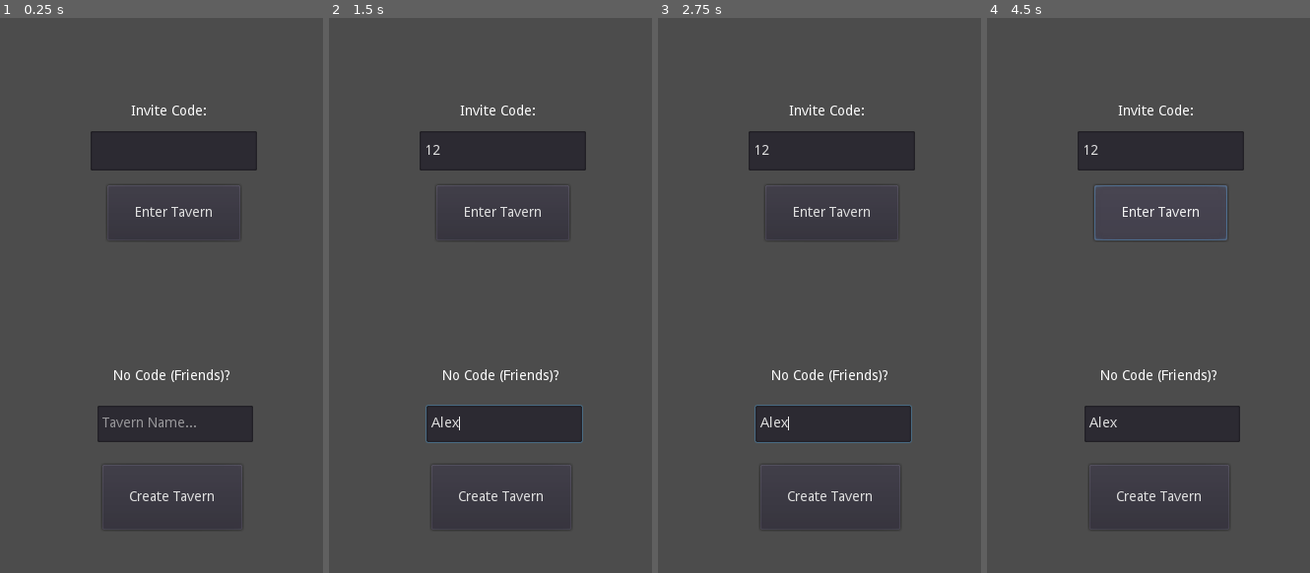
Above: before the commit, frames 1-4 (left to right).
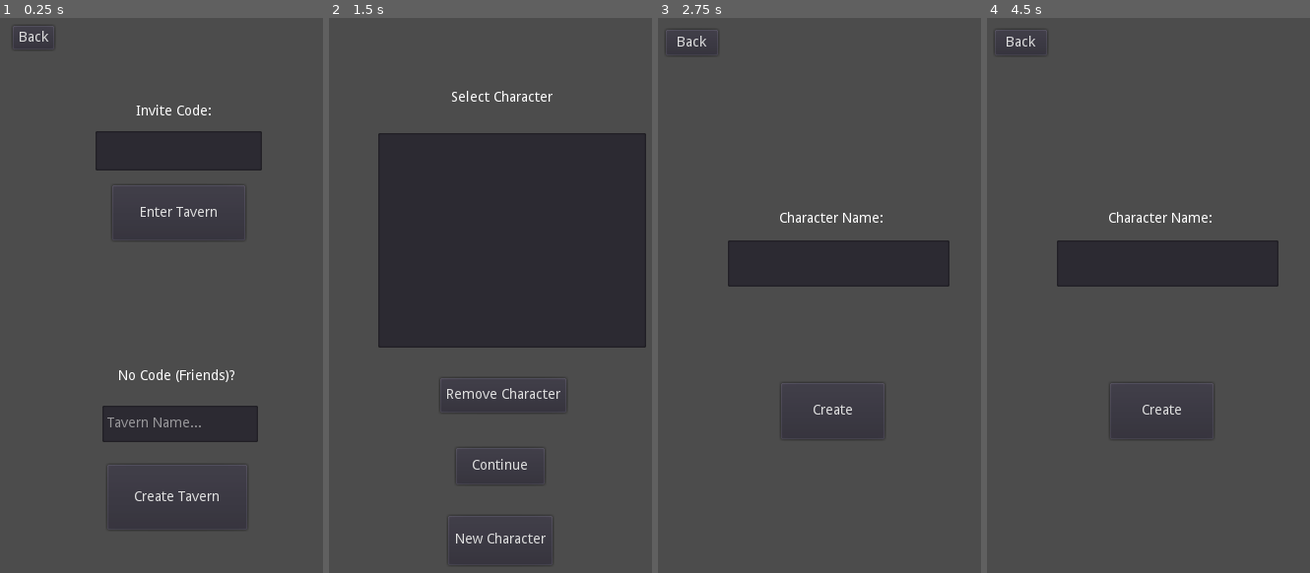
Above: after the commit, the same moments.

Repository: Bronsky91/Tavern-Talk
Game: Godot game, scene res://Scenes/TavernMenu.tscn
Same seed, same stepped clock (60 frames per second), same inputs: the game is played once before the commit and once after it. This scene is started directly instead of the project's main scene.
Inputs (mouse positions are in pixels of both pictures, inside the frame that each line leads up to):
- Up to frame 1 (0.25 s): no input
- Up to frame 2 (1.5 s): click (503, 151) at 0.52 s; type "12" at 0.6 s; click (503, 423) at 0.75 s; type "Alex" at 0.83 s; click (361, 40) at 1.25 s, where only the run after the commit has a clickable "Back"
- Up to frame 3 (2.75 s): click (829, 539) at 2 s, where only the run after the commit has a clickable "New Character"
- Up to frame 4 (4.5 s): click (1022, 40) at 2.75 s, where only the run after the commit has a clickable "Back"; click (1158, 539) at 3.5 s, where only the run after the commit has a clickable "New Character"; click (1161, 212) at 4.25 s, where only the run before the commit has a clickable "Enter Tavern"

The runs differ from the first frame. In frame 1, 1.8% of the frame differs, in the area x 6-82%, y 2-88%; in frame 2, 29%, in the area x 15-99%, y 13-95%; in frame 3, 12%; in frame 4, 12%.
Error after the commit: Invalid operands 'String' and 'Nil' in operator '+'. (res://Scripts/CharacterSelect.gd:11)

Commit message:
Adds back buttons

Diff:
--- a/Tavern-Client/Scenes/CharacterCreate.tscn
+++ b/Tavern-Client/Scenes/CharacterCreate.tscn
@@ -29,5 +29,12 @@
 
 [node name="HTTPRequest" type="HTTPRequest" parent="."]
 
+[node name="Back" type="Button" parent="."]
+margin_left = 9.0
+margin_top = 12.0
+margin_right = 62.0
+margin_bottom = 38.0
+text = "Back"
 [connection signal="button_up" from="CreateButton" to="." method="_on_CreateButton_button_up"]
 [connection signal="request_completed" from="HTTPRequest" to="." method="_on_HTTPRequest_request_completed"]
+[connection signal="button_up" from="Back" to="." method="_on_Back_button_up"]
--- a/Tavern-Client/Scenes/CharacterSelect.tscn
+++ b/Tavern-Client/Scenes/CharacterSelect.tscn
@@ -42,7 +42,6 @@
 margin_right = 242.24
 margin_bottom = 401.471
 text = "Remove Character"
-
 [connection signal="item_selected" from="Characters" to="." method="_on_Characters_item_selected"]
 [connection signal="button_up" from="JoinButton" to="." method="_on_JoinButton_button_up"]
 [connection signal="button_up" from="NewCharacterButton" to="." method="_on_NewCharacterButton_button_up"]
--- a/Tavern-Client/Scenes/Register.tscn
+++ b/Tavern-Client/Scenes/Register.tscn
@@ -8,10 +8,10 @@
 script = ExtResource( 1 )
 
 [node name="EmailLabel" type="Label" parent="."]
-margin_left = 153.222
-margin_top = 29.2731
-margin_right = 207.222
-margin_bottom = 45.2731
+margin_left = 154.222
+margin_top = 53.2731
+margin_right = 208.222
+margin_bottom = 69.2731
 text = "Email:"
 
 [node name="Email" type="LineEdit" parent="EmailLabel"]
@@ -21,10 +21,10 @@
 margin_bottom = 85.0
 
 [node name="UsernameLabel" type="Label" parent="."]
-margin_left = 137.612
-margin_top = 149.805
-margin_right = 207.612
-margin_bottom = 163.805
+margin_left = 138.612
+margin_top = 173.805
+margin_right = 208.612
+margin_bottom = 187.805
 text = "Username:"
 
 [node name="Username" type="LineEdit" parent="UsernameLabel"]
@@ -34,10 +34,10 @@
 margin_bottom = 83.507
 
 [node name="PasswordLabel" type="Label" parent="."]
-margin_left = 140.181
-margin_top = 272.701
-margin_right = 204.181
-margin_bottom = 286.701
+margin_left = 141.181
+margin_top = 296.701
+margin_right = 205.181
+margin_bottom = 310.701
 text = "Password:"
 
 [node name="Password" type="LineEdit" parent="PasswordLabel"]
@@ -48,10 +48,10 @@
 secret = true
 
 [node name="ConfirmLabel" type="Label" parent="."]
-margin_left = 118.802
-margin_top = 400.956
-margin_right = 236.802
-margin_bottom = 414.956
+margin_left = 119.802
+margin_top = 424.956
+margin_right = 237.802
+margin_bottom = 438.956
 text = "Confirm Password:"
 
 [node name="Confirm" type="LineEdit" parent="ConfirmLabel"]
@@ -62,13 +62,20 @@
 secret = true
 
 [node name="Sign Up" type="Button" parent="."]
-margin_left = 108.293
-margin_top = 538.005
-margin_right = 247.293
-margin_bottom = 593.005
+margin_left = 109.293
+margin_top = 562.005
+margin_right = 248.293
+margin_bottom = 617.005
 text = "Sign Up"
 
 [node name="HTTPRequest" type="HTTPRequest" parent="."]
 
+[node name="Back" type="Button" parent="."]
+margin_left = 10.0
+margin_top = 9.0
+margin_right = 58.0
+margin_bottom = 31.0
+text = "Back"
 [connection signal="button_up" from="Sign Up" to="." method="_on_Sign_Up_button_up"]
 [connection signal="request_completed" from="HTTPRequest" to="." method="_on_HTTPRequest_request_completed"]
+[connection signal="button_up" from="Back" to="." method="_on_Back_button_up"]
--- a/Tavern-Client/Scenes/TavernMenu.tscn
+++ b/Tavern-Client/Scenes/TavernMenu.tscn
@@ -5,9 +5,9 @@
 [node name="TavernMenu" type="Control"]
 anchor_right = 1.0
 anchor_bottom = 1.0
-margin_left = 2.59186
+margin_left = 7.59186
 margin_top = -0.840114
-margin_right = 2.59186
+margin_right = 7.59186
 margin_bottom = -0.840088
 script = ExtResource( 1 )
 
@@ -62,7 +62,14 @@
 
 [node name="HTTPRequestCreate" type="HTTPRequest" parent="."]
 
+[node name="Back" type="Button" parent="."]
+margin_left = 6.0
+margin_top = 9.0
+margin_right = 46.0
+margin_bottom = 33.0
+text = "Back"
 [connection signal="button_up" from="Invite/EnterTavern" to="." method="_on_EnterTavern_button_up"]
 [connection signal="button_up" from="Create/CreateTavern" to="." method="_on_CreateTavern_button_up"]
 [connection signal="request_completed" from="HTTPRequestEnter" to="." method="_on_HTTPRequestEnter_request_completed"]
 [connection signal="request_completed" from="HTTPRequestCreate" to="." method="_on_HTTPRequestCreate_request_completed"]
+[connection signal="button_up" from="Back" to="." method="_on_Back_button_up"]
--- a/Tavern-Client/Scripts/CharacterCreate.gd
+++ b/Tavern-Client/Scripts/CharacterCreate.gd
@@ -18,3 +18,6 @@
 func _on_CreateButton_button_up():
 	var data = {'characters': {"name": character_name.text}}
 	make_patch_request(global.api_url + 'users/' + global.player_data.user_id, data, false)
+
+func _on_Back_button_up():
+	get_tree().change_scene("Scenes/CharacterSelect.tscn")
--- a/Tavern-Client/Scripts/Register.gd
+++ b/Tavern-Client/Scripts/Register.gd
@@ -29,3 +29,6 @@
 		# Add field validation
 		var data = {"email": email.text, "username": username.text, "password": password.text}
 		global.make_post_request($HTTPRequest, 'users', data, false)
+
+func _on_Back_button_up():
+	get_tree().change_scene("Scenes/Login.tscn")
--- a/Tavern-Client/Scripts/TavernMenu.gd
+++ b/Tavern-Client/Scripts/TavernMenu.gd
@@ -45,3 +45,6 @@
 		}
 		global.player_data.table_id = 0
 		get_tree().change_scene('Scenes/Tavern.tscn')
+
+func _on_Back_button_up():
+	get_tree().change_scene('Scenes/CharacterSelect.tscn')
